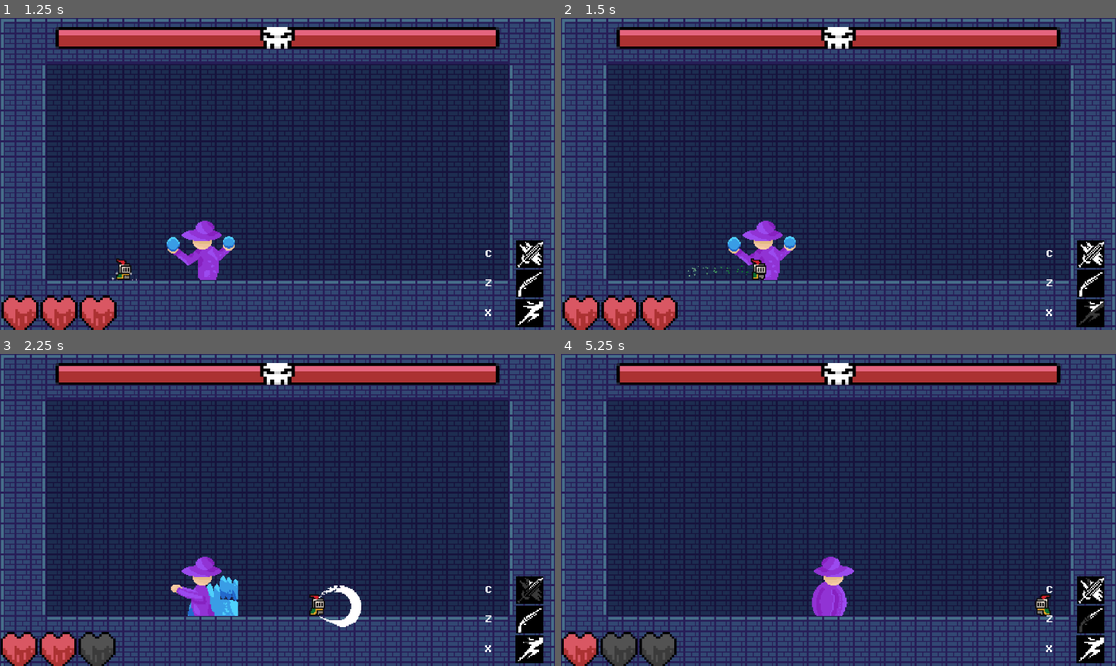
Above: before the commit, frames 1-4 (two rows, left to right).
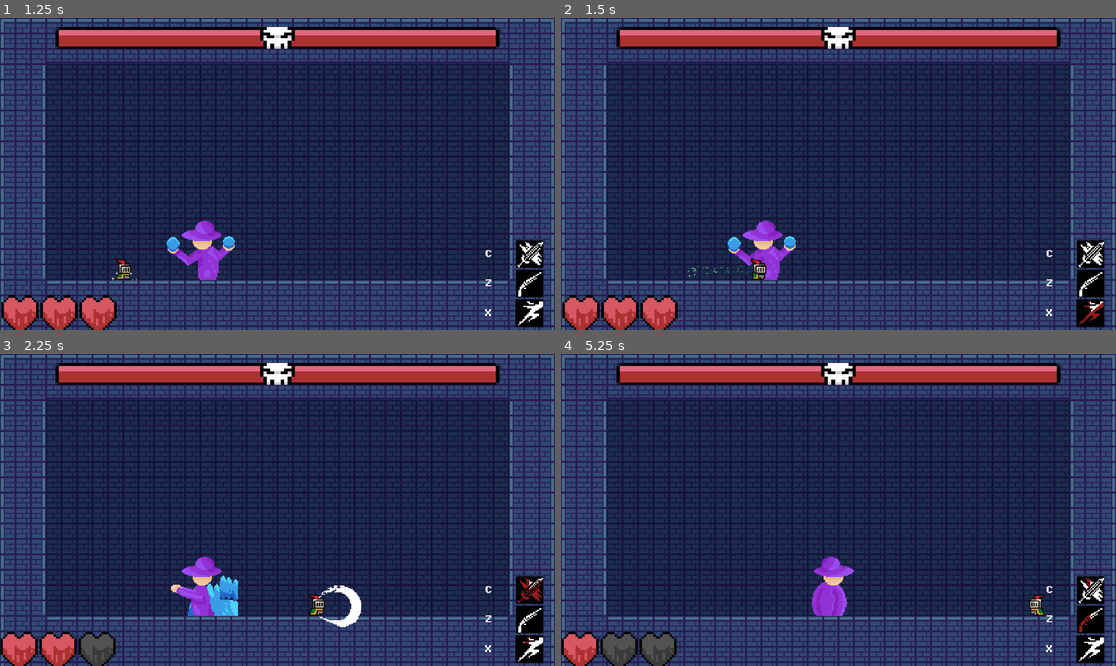
Above: after the commit, the same moments.

Repository: PjotrNik/shefjam
Game: Godot game, scene res://scenes/start_page.tscn
Two runs of this game, one before a commit and one after it. Both use one fixed random seed, a clock stepped at 60 frames per second and the inputs below.
Inputs:
- Up to frame 1 (1.25 s): click "Start" at 0.5 s
- Up to frame 2 (1.5 s): hold Right (move_right) from 1.28 s (still down); tap X (dash) at 1.35 s
- Up to frame 3 (2.25 s): keep holding Right (move_right); tap Up (jump) at 1.52 s; tap C (melee_attack) at 2.1 s
- Up to frame 4 (5.25 s): tap Up (jump) at 2.27, 3.77, 4.52 s; release Right (move_right) at 2.78 s; hold Left (move_left) 2.78-3.53 s; tap Z (ranged_attack) at 2.85, 5.1 s; hold Right (move_right) 3.53-5.03 s; tap X (dash) at 3.6 s; tap C (melee_attack) at 4.35 s; hold Left (move_left) from 5.03 s (still down)

Frame 1 is identical in both runs. In frame 2, less than 0.1% of the frame differs, in the area x 93-98%, y 90-99%; in frame 3, 0.1%; in frame 4, 0.3%, in the area x 84-97%, y 71-90%.

Commit message:
Added longer cooldown for shotgun

Diff:
--- a/scenes/hud.tscn
+++ b/scenes/hud.tscn
@@ -126,10 +126,10 @@
 rounded = true
 fill_mode = 5
 texture_progress = ExtResource("5_0i1j5")
-tint_progress = Color(0.137255, 0.137255, 0.137255, 0.901961)
+tint_progress = Color(0.533333, 0, 0, 0.882353)
 
 [node name="Timer" type="Timer" parent="VBoxContainer/MeleeAbility/MeleeIcon"]
-wait_time = 0.5
+one_shot = true
 
 [node name="ShotgunAbility" type="HBoxContainer" parent="VBoxContainer"]
 layout_mode = 2
@@ -162,10 +162,11 @@
 rounded = true
 fill_mode = 5
 texture_progress = ExtResource("7_0i1j5")
-tint_progress = Color(0.137255, 0.137255, 0.137255, 0.901961)
+tint_progress = Color(0.533333, 0, 0, 0.882353)
 
 [node name="Timer" type="Timer" parent="VBoxContainer/ShotgunAbility/ShotgunIcon"]
-wait_time = 1.5
+wait_time = 6.0
+one_shot = true
 
 [node name="DashAbility" type="HBoxContainer" parent="VBoxContainer"]
 layout_mode = 2
@@ -198,7 +199,7 @@
 rounded = true
 fill_mode = 5
 texture_progress = ExtResource("9_0i1j5")
-tint_progress = Color(0.137255, 0.137255, 0.137255, 0.901961)
+tint_progress = Color(0.533333, 0, 0, 0.882353)
 
 [node name="Timer" type="Timer" parent="VBoxContainer/DashAbility/DashIcon"]
-wait_time = 0.5
+one_shot = true
--- a/scenes/player.tscn
+++ b/scenes/player.tscn
@@ -420,7 +420,6 @@
 one_shot = true
 
 [node name="DashCooldown" type="Timer" parent="."]
-wait_time = 0.5
 one_shot = true
 
 [node name="Marker2D" type="Marker2D" parent="."]
@@ -431,7 +430,6 @@
 collision_mask = 0
 
 [node name="MeleeCooldown" type="Timer" parent="MeleeAttack"]
-wait_time = 0.5
 one_shot = true
 
 [node name="MeleeAnimation" type="AnimatedSprite2D" parent="MeleeAttack"]
@@ -457,7 +455,7 @@
 disabled = true
 
 [node name="ShotgunCooldown" type="Timer" parent="ShotgunAttack"]
-wait_time = 1.5
+wait_time = 12.0
 one_shot = true
 
 [node name="PlayerHitBox" type="Area2D" parent="."]
--- a/scenes/shotgun_ability.gd
+++ b/scenes/shotgun_ability.gd
@@ -4,7 +4,7 @@
 @onready var cooldown_bar: TextureProgressBar = $"ShotgunIcon/ShotgunCooldown"
 @onready var timer: Timer = $"ShotgunIcon/Timer"
 
-@export var cooldown = 1.0
+@export var cooldown = 6.0
 var disabled = true
 
 # Called when the node enters the scene tree for the first time.
